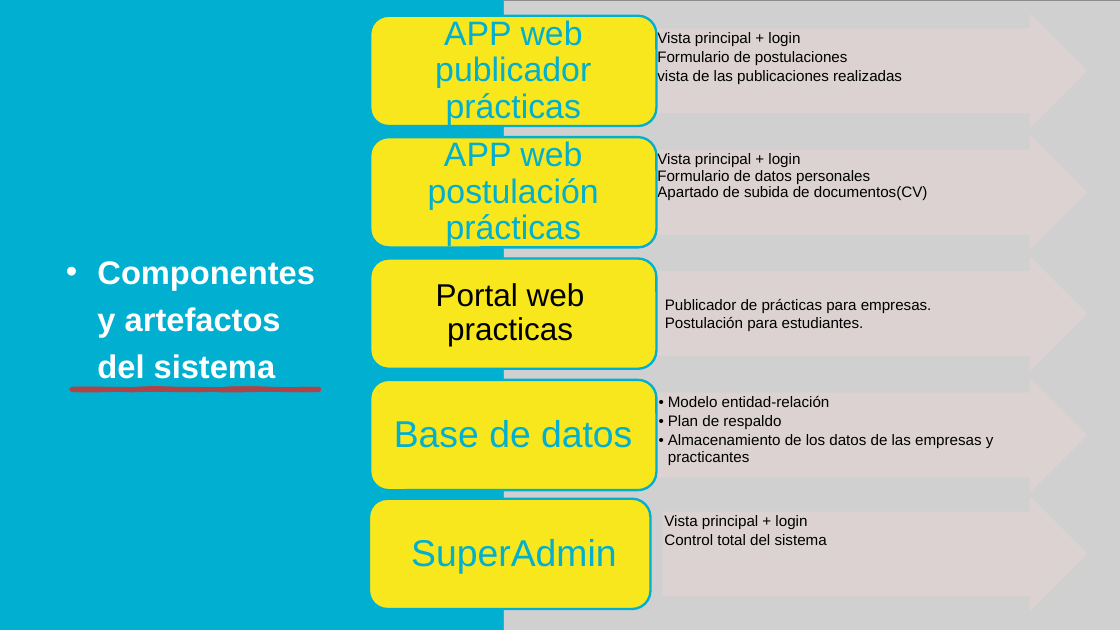
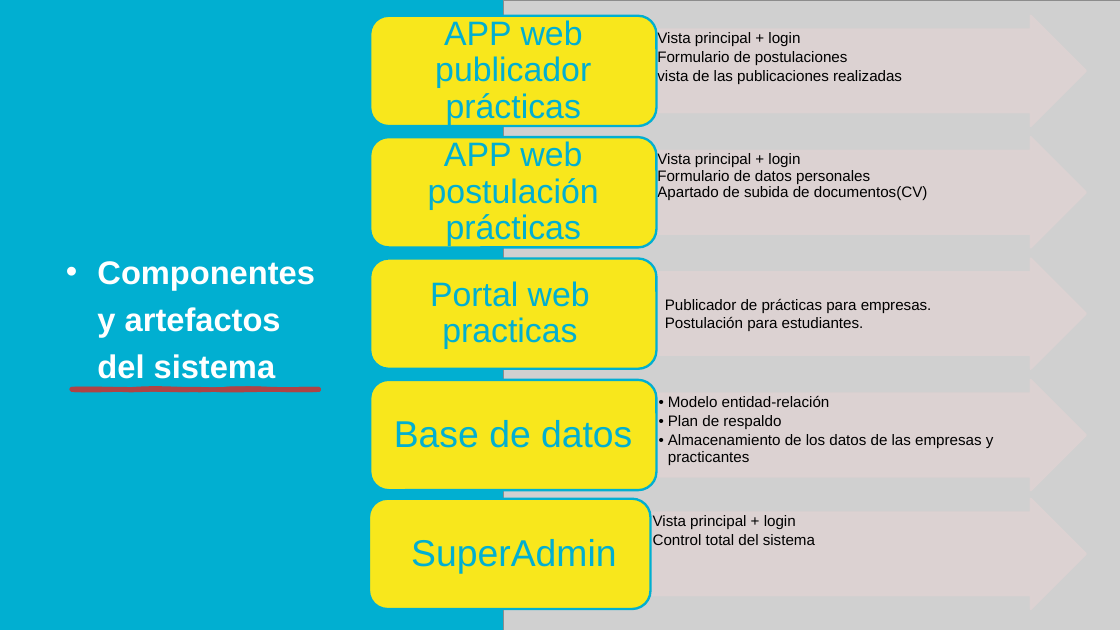
Before and after one commit to S4kki95/PTY4614-704D-G4, a slide deck: slide 16 of Fase 1 planificacion/Evidencias Proyecto/Evidencias de documentacion/Planificacion del proyecto.pptx. Drawn at 1120x630 pixels with LibreOffice and Linux fonts; fonts in the diff are those of the drawing; grey boxes stand for pictures; background and template pictures are left out. Boxes give left, top, right and bottom in pixels: in the first picture for what was removed or moved away, otherwise in the second. Text is boxed around its words. In the diff, an @@ line names an element or a change of style, - is before the commit and + after.

```diff
--- a/Fase 1 planificacion/Evidencias Proyecto/Evidencias de documentacion/Planificacion del proyecto.pptx
+++ b/Fase 1 planificacion/Evidencias Proyecto/Evidencias de documentacion/Planificacion del proyecto.pptx
@@ text "Portal web practicas" at (x1=430, y1=281, x2=590, y2=349): size 27 to 29 pt, text colour #000000 to #01AFD1 @@
@@ right arrow resized from (x1=664, y1=499, x2=1086, y2=609) to (x1=652, y1=499, x2=1086, y2=609) @@
@@ text "Vista principal + login" moved from (x1=664, y1=515, x2=827, y2=545) to (x1=653, y1=515, x2=815, y2=545) @@
```
Also in this commit, not shown: 3 other slides changed.
